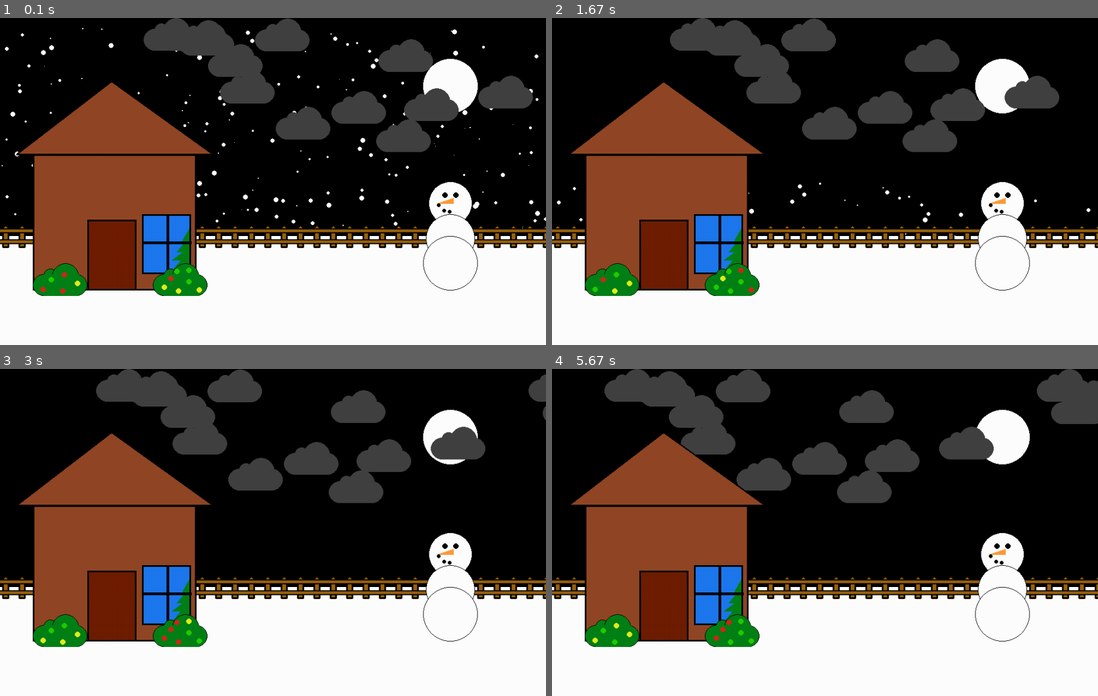
Above: before the commit, frames 1-4 (two rows, left to right).
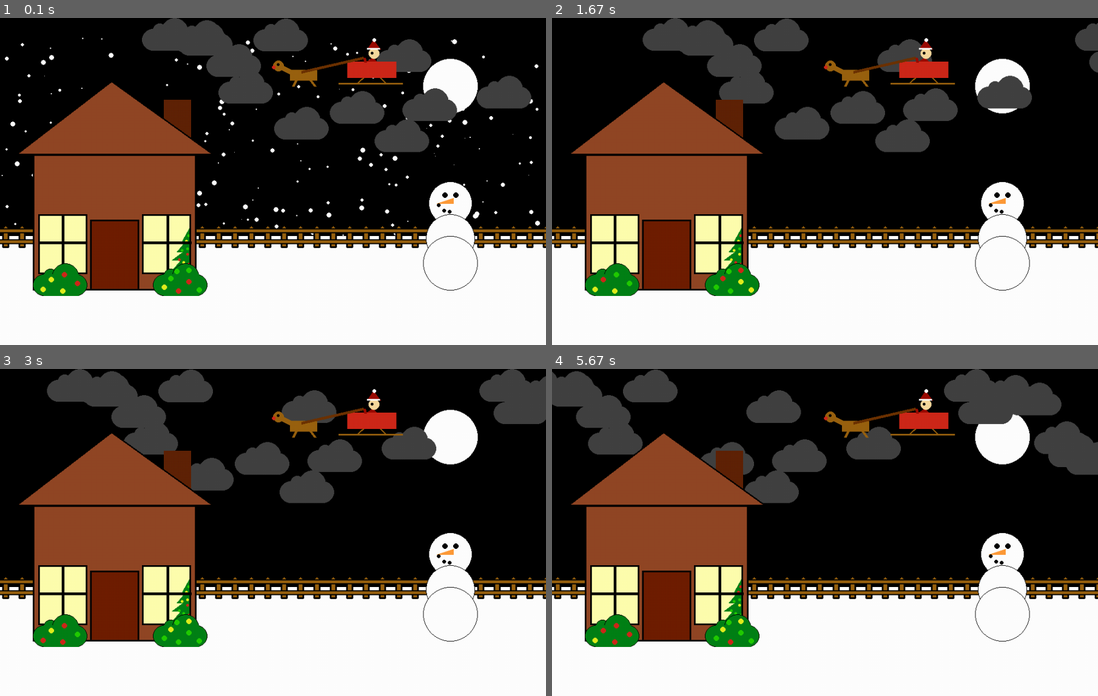
Above: after the commit, the same moments.

Repository: nicelion/snowy_day.py
Game: pygame game, started from snowy_day.py
Same seed, same stepped clock (60 frames per second), same inputs: the game is played once before the commit and once after it.
Inputs:
- Up to frame 1 (0.1 s): no input
- Up to frame 2 (1.67 s): no input
- Up to frame 3 (3 s): no input
- Up to frame 4 (5.67 s): no input

The runs differ from the first frame. In frame 1, 6.6% of the frame differs, in the area x 0-100%, y 0-85%; in frame 2, 13%; in frame 3, 17%; in frame 4, 20%.

Commit message:
Add files via upload

Diff:
--- a/snowy_day.py
+++ b/snowy_day.py
@@ -28,7 +28,7 @@
 
 # Timer
 clock = pygame.time.Clock()
-refresh_rate = 30
+refresh_rate = 60
 
 
 def draw_cloud(x, y):
@@ -53,8 +53,9 @@
 
     pygame.draw.rect(screen, PYColor.greenColor(), [x + 20, y + 20, 65, 40])
 
-def draw_light(x,y):
-    pygame.draw.ellipse(screen, PYColor.randomLightColor(), [x, y, 10, 10])
+def draw_light(x,y,r):
+
+    pygame.draw.ellipse(screen, PYColor.randomLightColor(), [x, y, r, r])
 
 
 
@@ -78,7 +79,31 @@
 
 def santa():
 
-    pygame.draw.rect(screen, PYColor.redColor(), [636, 80, 100, 50])
+    pygame.draw.line(screen, PYColor.brownColor(), [707, 120],[691, 104],3)
+    pygame.draw.line(screen, PYColor.brownColor(), [670, 105],[655, 119],3)
+    pygame.draw.polygon(screen, PYColor.colorWithRGB(155, 12, 0), [[683,72], [671,80], [691, 81]])
+    pygame.draw.ellipse(screen, PYColor.colorWithRGB(247, 217, 158), [675, 55, 20, 20])
+    pygame.draw.ellipse(screen, PYColor.blackColor(), [679, 62, 5, 5])
+    pygame.draw.polygon(screen, PYColor.colorWithRGB(155, 12, 0), [[684, 40],[673, 57],[697, 57]])
+    pygame.draw.ellipse(screen, PYColor.whiteColor(), [682, 37, 7, 7])
+    pygame.draw.line(screen, PYColor.whiteColor(), [672, 56],[695, 56],3)
+    pygame.draw.rect(screen, PYColor.redColor(), [636, 80, 90, 30])
+    pygame.draw.line(screen, PYColor.brownColor(), [620,120],[737,120],3)
+    pygame.draw.line(screen, PYColor.colorWithRGB(155, 12, 0), [669, 81],[667, 73], 5)
+
+    # Reigndeer
+
+    pygame.draw.ellipse(screen, PYColor.brownColor(), [500, 78, 20, 20])
+    pygame.draw.line(screen, PYColor.brownColor(), [514, 89],[541, 103], 10)
+    pygame.draw.line(screen, PYColor.brownColor(), [545, 108],[537, 125], 5)
+    pygame.draw.line(screen, PYColor.brownColor(), [567, 112],[577, 125], 5)
+
+    pygame.draw.rect(screen, PYColor.brownColor(), [531, 95, 50, 20])
+    pygame.draw.ellipse(screen, PYColor.redColor(), [498, 87, 7, 7])
+    pygame.draw.ellipse(screen, PYColor.blackColor(), [507, 83, 5, 5])
+
+    pygame.draw.line(screen, PYColor.colorWithRGB(109, 51, 0), [552, 99],[665, 73], 5)
+
 
 while not done:
     # Event processing
@@ -143,11 +168,14 @@
         pygame.draw.line(screen, PYColor.blackColor(), [0, 410- 3], [Screen.x, 410-3], 3)
         pygame.draw.line(screen, PYColor.brownColor(), [0, 410], [Screen.x, 410], 5)
 
+    santa()
 
     # screen.blit(img,(0,0))
 
 
     # House
+
+    pygame.draw.rect(screen, PYColor.colorWithRGB(96, 35, 7), [300, 150, 50, 100])
 
     pygame.draw.polygon(screen, PYColor.houseColor(), [[204, 66+50], [30, 200+50], [390, 200+50]])
     pygame.draw.polygon(screen, PYColor.blackColor(), [[204, 66+50], [30, 200+50], [390, 200+50]],3)
@@ -156,36 +184,51 @@
 
     pygame.draw.rect(screen, PYColor.houseColor(), [60, 250, 300, 250])
     pygame.draw.rect(screen, PYColor.blackColor(), [60, 250, 300, 250], 3)
-
-    pygame.draw.rect(screen, PYColor.darkBownColor(), [160, 370, 90,130])
-    pygame.draw.rect(screen, PYColor.blackColor(), [160, 370, 90,130], 3)
-
-    pygame.draw.rect(screen, PYColor.blueColor(), [260, 360, 90, 110])
+    '''Door'''
+    pygame.draw.rect(screen, PYColor.darkBownColor(), [165, 370, 90,130])
+    pygame.draw.rect(screen, PYColor.blackColor(), [165, 370, 90,130], 3)
+
+    pygame.draw.rect(screen, PYColor.yellowColor(), [260, 360, 90, 110])
+    pygame.draw.rect(screen, PYColor.yellowColor(), [70, 360, 90, 110])
 
     pygame.draw.polygon(screen, PYColor.greenColor(), [[349, 352+30], [349, 379+30], [334, 379+30]])
     pygame.draw.polygon(screen, PYColor.greenColor(), [[349, 369+30], [349, 399+30], [324, 399+30]])
     pygame.draw.polygon(screen, PYColor.greenColor(), [[349, 429-10], [349, 444], [315, 444]])
     pygame.draw.polygon(screen, PYColor.greenColor(), [[349, 429-5], [349, 444+25], [310, 444+25]])
 
+    draw_light(343,397, 5)
+    draw_light(331, 424, 5)
+    draw_light(341, 421, 5)
+    draw_light(341,431, 5)
+    draw_light(326,441, 5)
+    draw_light(344,449, 5)
+    draw_light(334, 446, 5)
+    draw_light(339, 407, 5)
+
+
+
     pygame.draw.rect(screen, PYColor.blackColor(), [305, 360, 5, 110])
     pygame.draw.line(screen, PYColor.blackColor(), [260, 412], [350, 412], 5)
+    pygame.draw.rect(screen, PYColor.blackColor(), [113, 360, 5, 110])
+    pygame.draw.line(screen, PYColor.blackColor(), [70, 412], [157, 412], 5)
 
     pygame.draw.rect(screen, PYColor.blackColor(), [260, 360, 90, 110],3)
+    pygame.draw.rect(screen, PYColor.blackColor(), [70, 360, 90, 110],3)
 
     draw_bush(60, 450)
     draw_bush(280, 450)
-    draw_light(89,475)
-    draw_light(113,466)
-    draw_light(137,482)
-    draw_light(74,493)
-    draw_light(110,496)
-    draw_light(308,473)
-    draw_light(296,489)
-    draw_light(322,496)
-    draw_light(360,494)
-    draw_light(341,458)
-    draw_light(319, 460)
-    draw_light(341, 479)
+    draw_light(89,475,10)
+    draw_light(113,466,10)
+    draw_light(137,482,10)
+    draw_light(74,493,10)
+    draw_light(110,496,10)
+    draw_light(308,473,10)
+    draw_light(296,489,10)
+    draw_light(322,496,10)
+    draw_light(360,494,10)
+    draw_light(341,458,10)
+    draw_light(319, 460,10)
+    draw_light(341, 479,10)
 
 
 
@@ -199,20 +242,20 @@
     pygame.draw.polygon(screen, PYColor.orangeColor(), [[800, 340], [830, 330], [830, 340]])
 
 
-    pygame.draw.ellipse(screen, PYColor.blackColor(), [810 ,320, 10 , 10])
-    pygame.draw.ellipse(screen, PYColor.blackColor(), [830 ,320, 10 , 10])
+    pygame.draw.ellipse(screen, PYColor.blackColor(), [810,320, 10, 10])
+    pygame.draw.ellipse(screen, PYColor.blackColor(), [830,320, 10, 10])
 
 
     '''Mouth'''
-    pygame.draw.ellipse(screen, PYColor.blackColor(), [800 ,340, 7 , 7])
-    pygame.draw.ellipse(screen, PYColor.blackColor(), [810 ,350, 7 , 7])
-    pygame.draw.ellipse(screen, PYColor.blackColor(), [820 ,352, 7 , 7])
-
-
-    pygame.draw.ellipse(screen, PYColor.whiteColor(), [780, 360, 90 , 90])
-    pygame.draw.ellipse(screen, PYColor.blackColor(), [780, 360, 90 , 90], 1)
-    pygame.draw.ellipse(screen, PYColor.whiteColor(), [775, 400, 100 , 100])
-    pygame.draw.ellipse(screen, PYColor.blackColor(), [775, 400, 100 , 100], 1)
+    pygame.draw.ellipse(screen, PYColor.blackColor(), [800,340, 7, 7])
+    pygame.draw.ellipse(screen, PYColor.blackColor(), [810,350, 7, 7])
+    pygame.draw.ellipse(screen, PYColor.blackColor(), [820,352, 7, 7])
+
+
+    pygame.draw.ellipse(screen, PYColor.whiteColor(), [780, 360, 90, 90])
+    pygame.draw.ellipse(screen, PYColor.blackColor(), [780, 360, 90, 90], 1)
+    pygame.draw.ellipse(screen, PYColor.whiteColor(), [775, 400, 100, 100])
+    pygame.draw.ellipse(screen, PYColor.blackColor(), [775, 400, 100, 100], 1)
 
 
 # Update screen
